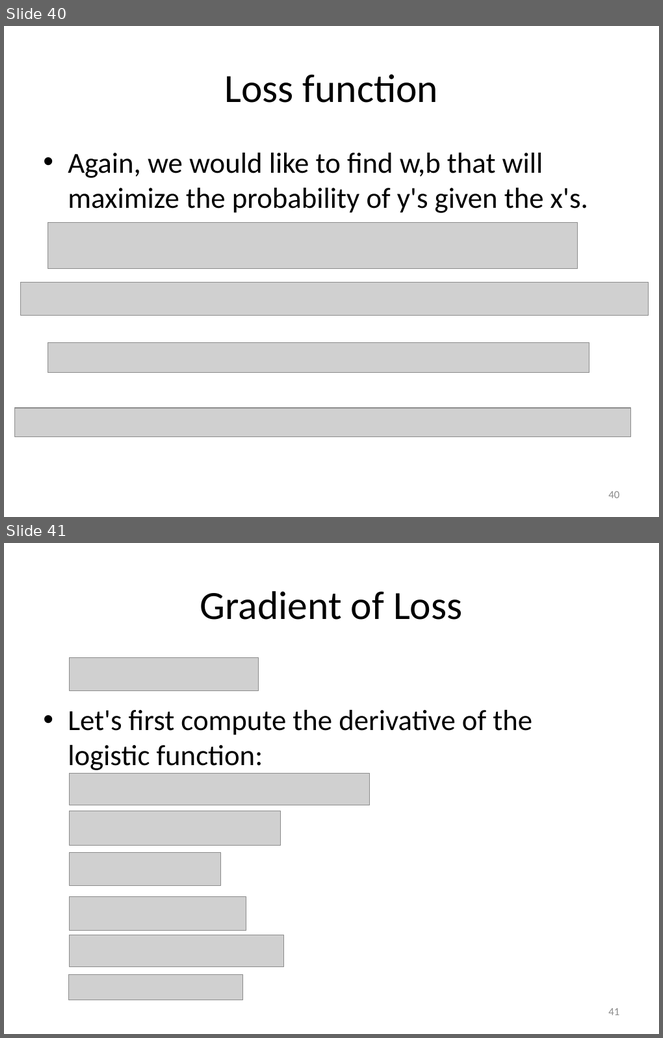
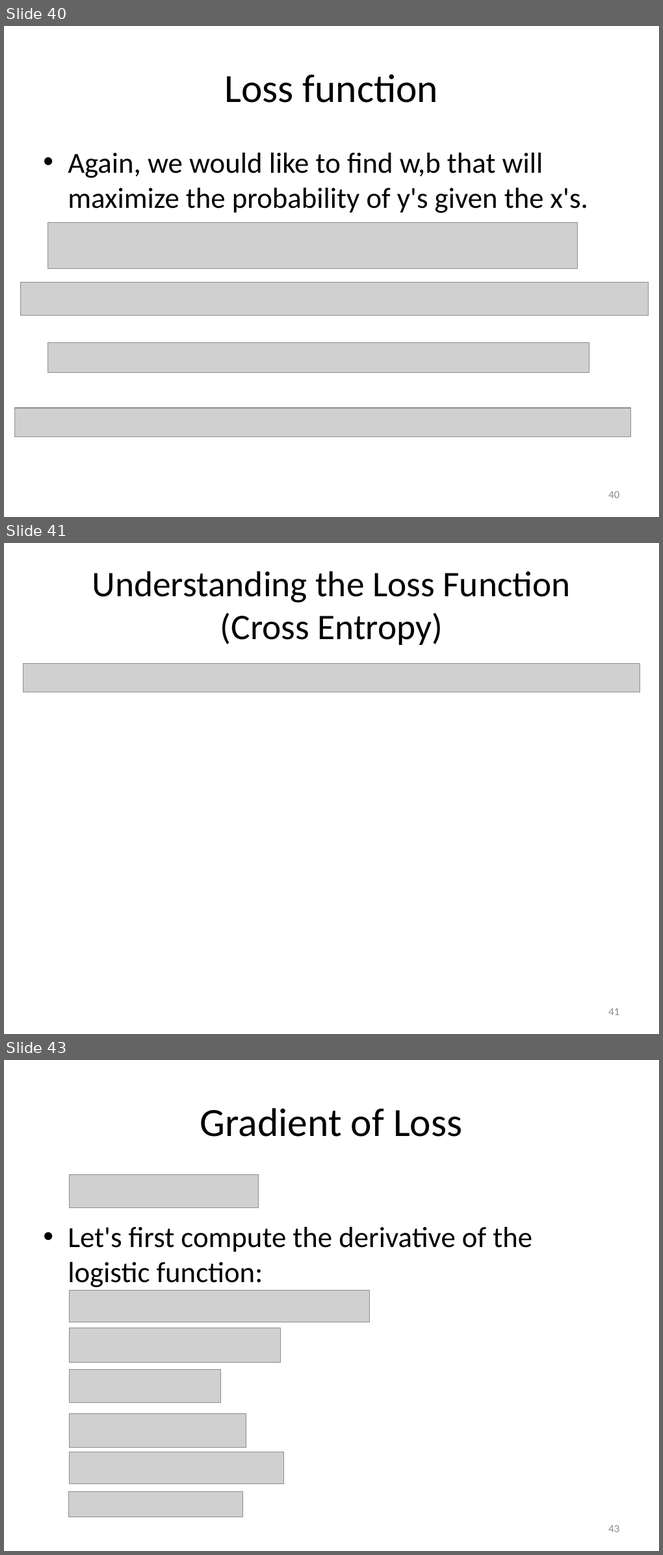
Before and after one commit to kggold4/computer-science-B.Sc-materials, a slide deck: year 3/Deep learning and Natural Language Processing/Lectures/5-Linear and Logistic Regression.pptx. Shown one above the other, each under a label of ours: slides 40 and 41 before the commit, slides 40, 41 and 43 after it; the slides between them are not shown. The pictures are 663x1038 and 663x1555 pixels, drawn with LibreOffice and Linux fonts; fonts in the diff are those of the drawing; grey boxes stand for pictures. Boxes give left, top, right and bottom in pixels: in the first picture for what was removed or moved away, otherwise in the second. Text is boxed around its words. In the diff, an @@ line names an element or a change of style, - is before the commit and + after.

```diff
--- a/year 3/Deep learning and Natural Language Processing/Lectures/5-Linear and Logistic Regression.pptx
+++ b/year 3/Deep learning and Natural Language Processing/Lectures/5-Linear and Logistic Regression.pptx
@@ slide 41 added at <box>4,543,659,1034</box>, background #FFFFFF @@
@@ title added at <box>92,571,571,645</box>, 39.6 pt, text #000000 @@
+Understanding the Loss Function
+(Cross Entropy)
@@ picture added at <box>24,663,640,693</box> @@
@@ page number added at <box>608,1008,620,1016</box>, 12 pt, text #8C8C8C @@
+41
@@ what was slide 41 is now slide 43 @@
@@ page number at <box>608,1525,620,1533</box>: text changed @@
-41
+43
```
Also in this commit, not shown: 23 slides changed, 1 other slide added, 5 other files.
